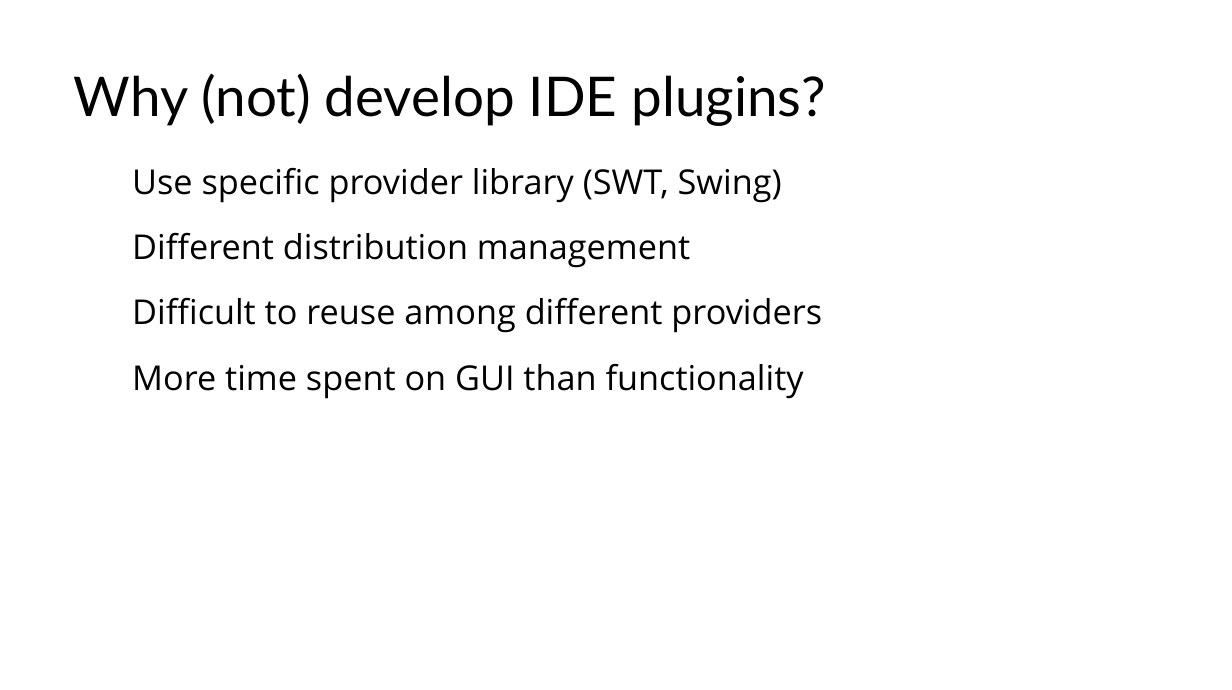
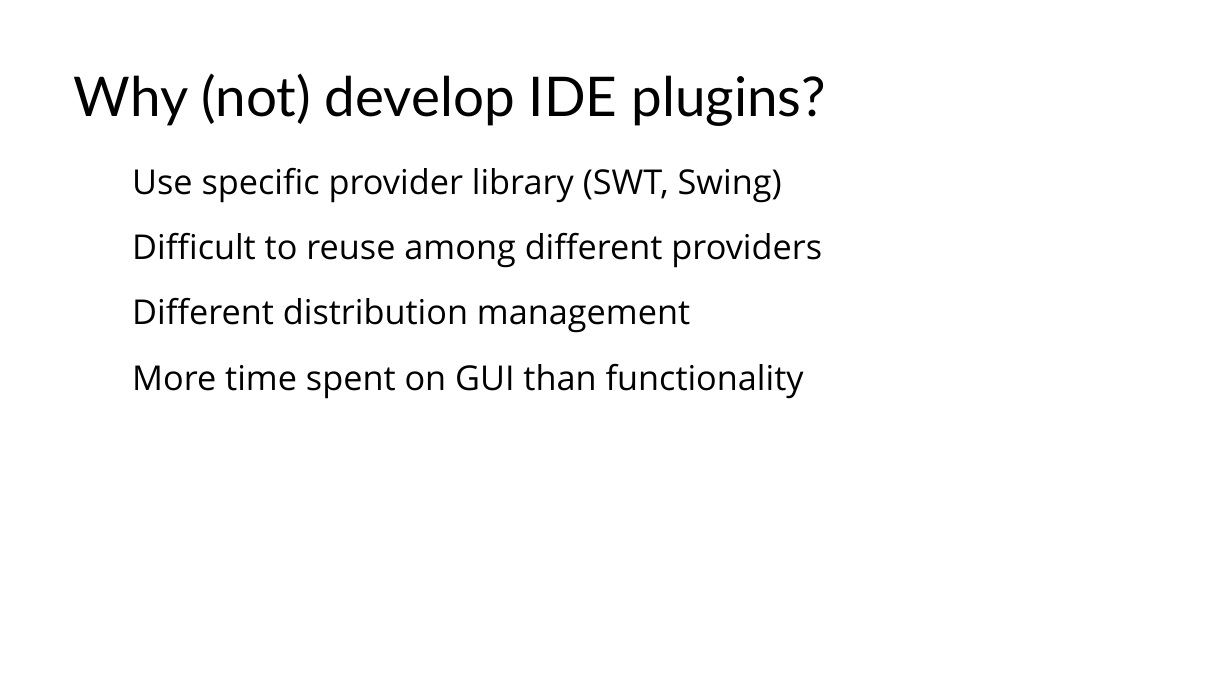
Before and after one commit to gastaldi/talks, a slide deck: slide 10 of Forge/DevNation2015/Forge_DevNation2015.odp. Drawn at 1232x690 pixels with LibreOffice and Linux fonts; fonts in the diff are those of the drawing; background and template pictures are left out. Boxes give left, top, right and bottom in pixels: in the first picture for what was removed or moved away, otherwise in the second. Text is boxed around its words. In the diff, an @@ line names an element or a change of style, - is before the commit and + after.

Commit message:
Added lab slides

```diff
--- a/Forge/DevNation2015/Forge_DevNation2015.odp
+++ b/Forge/DevNation2015/Forge_DevNation2015.odp
@@ text at (132,232,822,268): paragraph added @@
+● Difficult to reuse among different providers
@@ text at (132,297,822,333): paragraph removed @@
-● Difficult to reuse among different providers
```
Also in this commit, not shown: 2 other slides changed, 1 slide removed, 1 other file.
